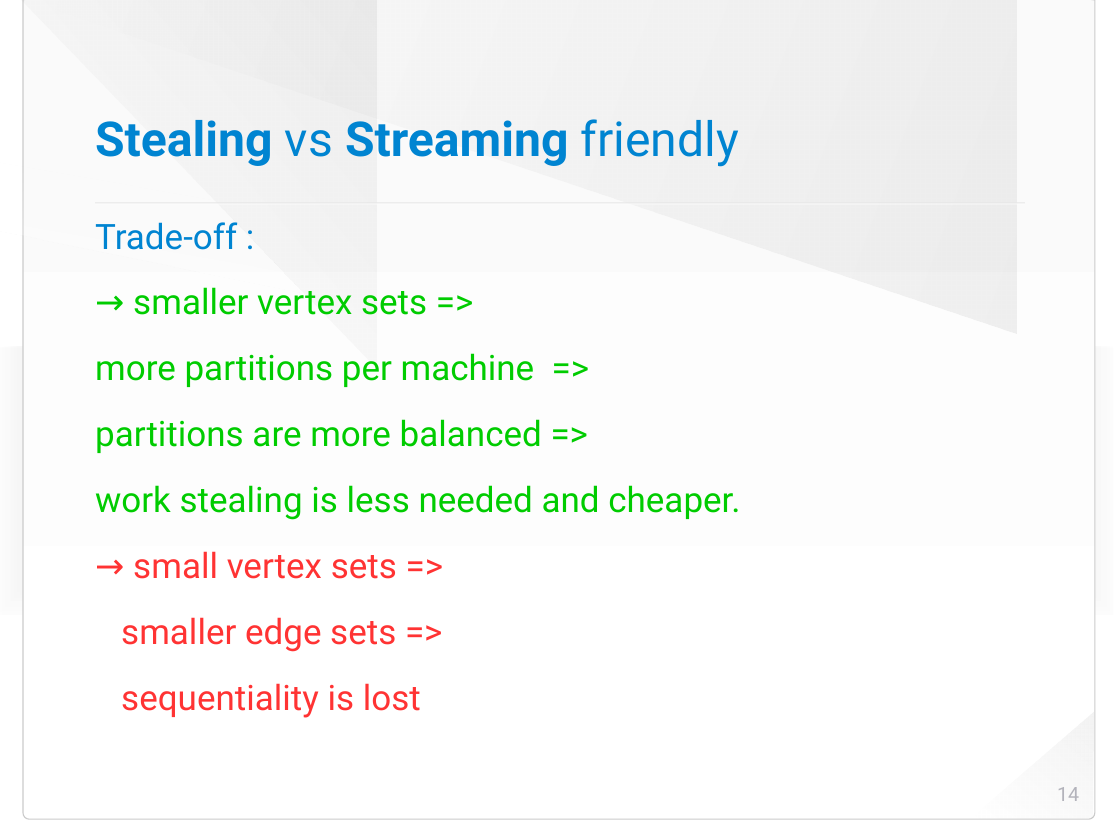
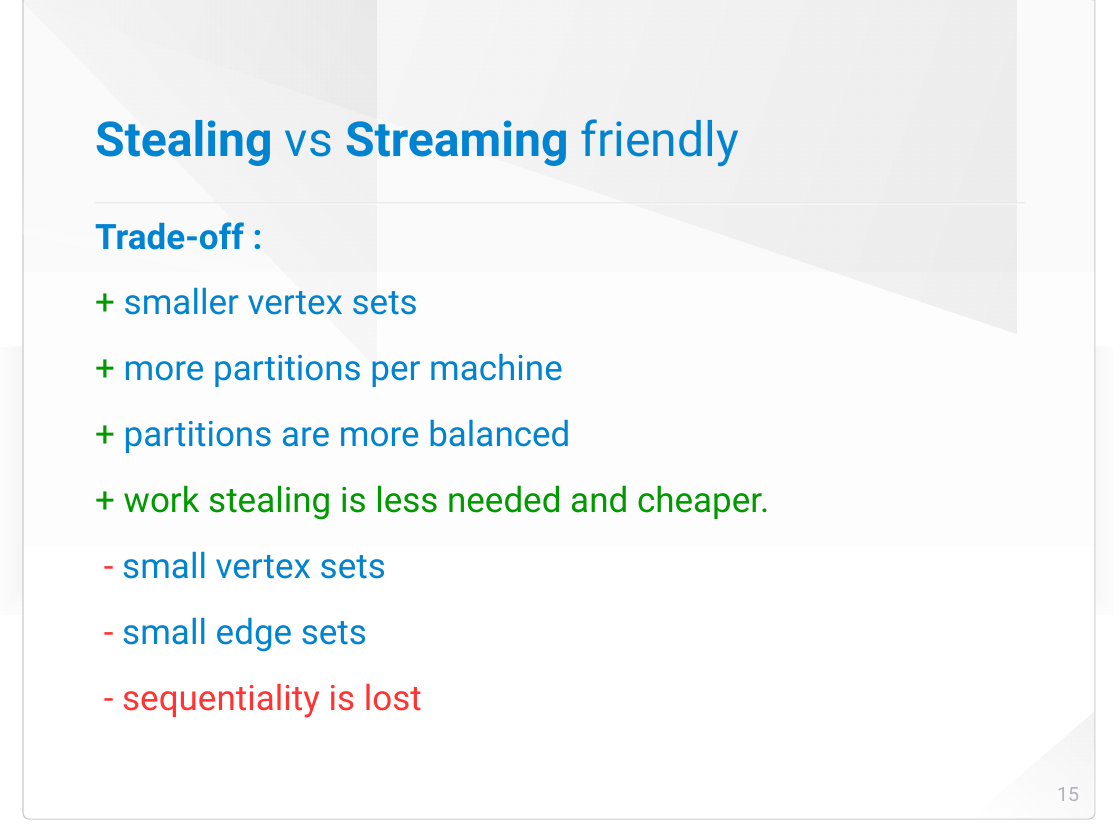
Before and after one commit to HaprianVlad/chaos, a slide deck: slide 15 of presentation.odp (slide 14 before the commit). Drawn at 1120x840 pixels with LibreOffice and Linux fonts; fonts in the diff are those of the drawing; background and template pictures are left out. Boxes give left, top, right and bottom in pixels: in the first picture for what was removed or moved away, otherwise in the second. Text is boxed around its words. In the diff, an @@ line names an element or a change of style, - is before the commit and + after.

```diff
--- a/presentation.odp
+++ b/presentation.odp
@@ text at bbox=[95, 222, 244, 250]: bold on in "Trade-off :" @@
@@ text at bbox=[122, 287, 769, 718]: text changed; text colour #00CC00 to #0084D1 @@
-→ smaller vertex sets =>
-more partitions per machine =>
-partitions are more balanced =>
-work stealing is less needed and cheaper.
-→ small vertex sets =>
-smaller edge sets =>
-sequentiality is lost
++ smaller vertex sets
++ more partitions per machine
++ partitions are more balanced
++ work stealing is less needed and cheaper.
+- small vertex sets
+- small edge sets
+- sequentiality is lost
@@ page number at bbox=[1057, 787, 1079, 801]: text changed @@
-14
+15
```
Also in this commit, not shown: 31 other slides changed, 6 slides added, 1 slide removed, 4 other files.
